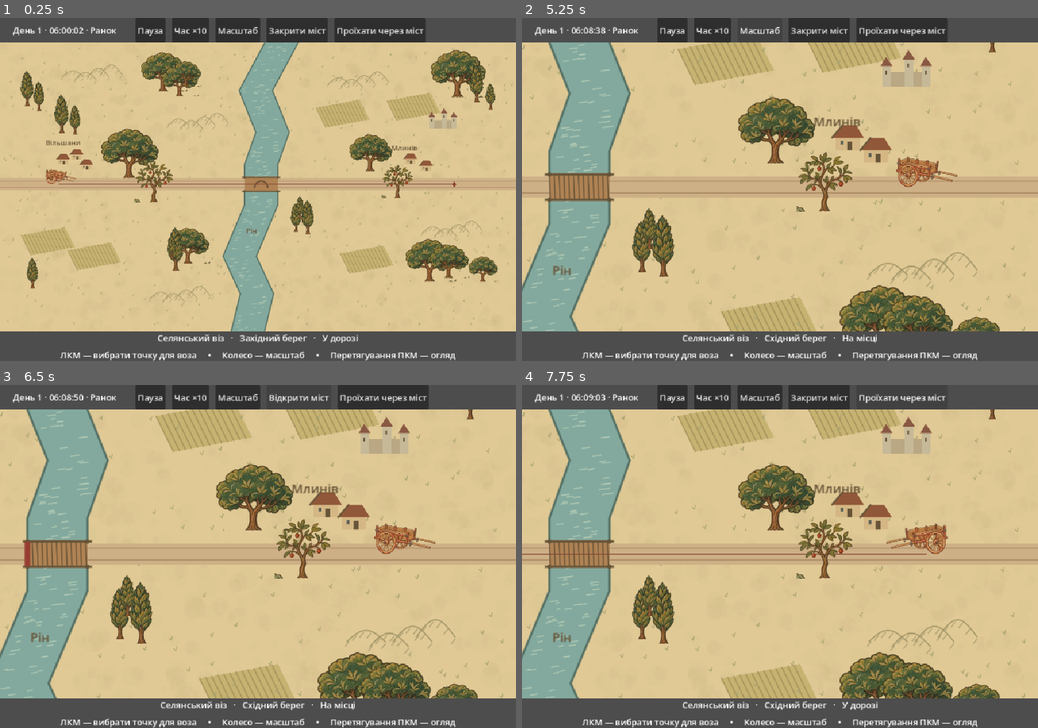
Above: before the commit, frames 1-4 (two rows, left to right).
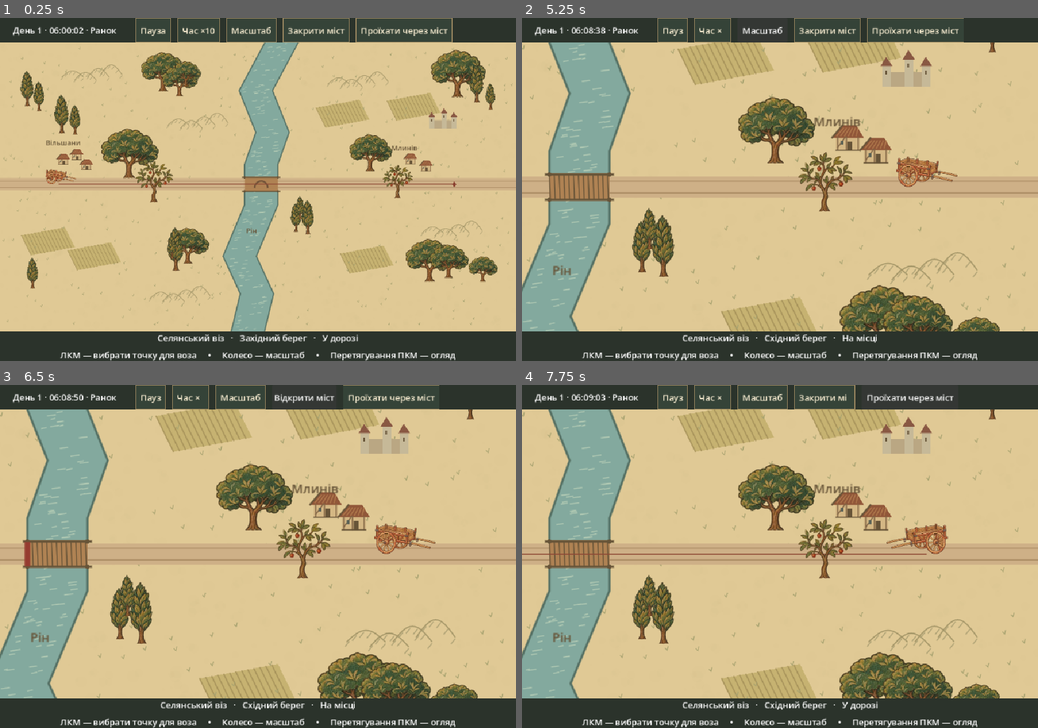
Above: after the commit, the same moments.

Repository: vladislavdovenko/MiddleAge_strategy
Game: Godot game, scene res://main.tscn
The game is run twice, just before and just after one commit, with the same random seed, the same clock (stepped at 60 frames per second) and the same inputs.
Inputs:
- Up to frame 1 (0.25 s): no input
- Up to frame 2 (5.25 s): click "Пауза" at 0.5 s; click "Продовжити" at 1.25 s; click "Час ×10" at 2 s; click "Час ×60" at 2.75 s; click "Час ×600" at 3.5 s; click "Час ×1" at 4.25 s; click "Масштаб" at 5 s
- Up to frame 3 (6.5 s): click "Закрити міст" at 5.75 s
- Up to frame 4 (7.75 s): click "Відкрити міст" at 6.5 s; click "Проїхати через міст" at 7.25 s

The runs differ from the first frame. In frame 1, 12% of the frame differs, in the area x 0-100%, y 0-100%; in frame 2, 12%; in frame 3, 12%; in frame 4, 12%.

Commit message:
Refine tree silhouettes and map contrast after Windows preview

Diff:
--- a/main.gd
+++ b/main.gd
@@ -24,6 +24,16 @@
 var group: World.Group
 
 func _ready() -> void:
+	for button in $Bar.get_children():
+		if button is Button:
+			var panel := StyleBoxFlat.new()
+			panel.bg_color = Color("#354338")
+			panel.border_color = Color("#96845e")
+			panel.set_border_width_all(1)
+			panel.content_margin_left = 9
+			panel.content_margin_right = 9
+			button.add_theme_stylebox_override("normal", panel)
+			button.add_theme_color_override("font_color", Color("#f3e8cd"))
 	var speeds := Types.load_speeds()
 	if not speeds.has("cart"):
 		get_tree().quit(1)
@@ -49,7 +59,7 @@
 	cart.material = wheel
 	$Frame/View/Land.add_child(cart)
 	path.width = 2.0
-	path.default_color = Color("#854b39b0")
+	path.default_color = Color("#8d4834c0")
 	path.antialiased = true
 	path.z_index = 3
 	$Frame/View/Land.add_child(path)
--- a/map/countryside.gd
+++ b/map/countryside.gd
@@ -13,6 +13,12 @@
 	polygon([Vector2(-13,0),Vector2(12,0),Vector2(12,-15),Vector2(-13,-15)],"#d4b784")
 	polygon([Vector2(-17,-13),Vector2(-6,-26),Vector2(8,-26),Vector2(16,-13)],"#915739")
 	draw_line(Vector2(-17,-13),Vector2(-6,-26),ink,1.6,true)
+	for k in [-11,-2,10]:
+		draw_line(Vector2(k,0),Vector2(k,-14),Color("#806343"),1,true)
+	draw_line(Vector2(-11,-3),Vector2(-3,-14),Color("#806343"),1,true)
+	for k in 6:
+		draw_line(Vector2(-12+k*4,-15),Vector2(-5+k*3,-23),Color("#b17b4d"),0.9,true)
+	draw_line(Vector2(-13,0),Vector2(12,0),ink,1,true)
 	draw_rect(Rect2(-1,-9,5,9),ink)
 	draw_rect(Rect2(-8,-10,3,4),Color("#5c6357"))
 	draw_set_transform(Vector2.ZERO)
@@ -24,7 +30,7 @@
 	draw_rect(valley.bounds,paper)
 	for i in 1700:
 		var p := Vector2(rng.randf_range(0,960),rng.randf_range(0,540))
-		draw_circle(p,rng.randf_range(2,12),Color(0.44,0.40,0.22,0.025))
+		draw_circle(p,rng.randf_range(1,7),Color(0.44,0.40,0.22,0.014))
 	# Short contours gather into ridges, leaving the road and floodplain open.
 	for ridge: Vector2 in [Vector2(115,65),Vector2(312,155),Vector2(610,78),Vector2(785,356),Vector2(279,478)]:
 		for j in 4:
--- a/project.godot
+++ b/project.godot
@@ -12,3 +12,4 @@
 
 [rendering]
 renderer/rendering_method="gl_compatibility"
+environment/defaults/default_clear_color=Color(0.17, 0.20, 0.17, 1)
Binary file changed: art/apple.webp
Binary file changed: art/oak.webp
Binary file changed: art/spire.webp
